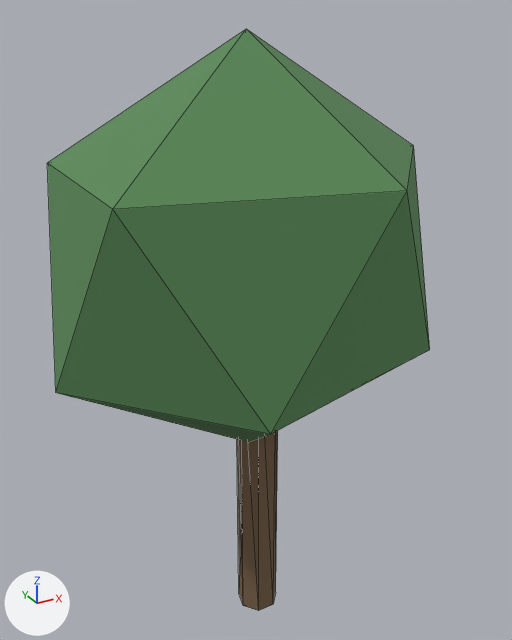
Before and after pictures for a commit that changed the glTF model assets/runtime/models/norway/norway-alder_lod1.glb.
The view is the same before and after, from a 50 mm lens placed at (-5.53, -10.0, 11.37), pointed at (0.31, 0.62, 6.06). The axes (+X, +Y, +Z) are drawn at lower left. The lights are the same throughout. The older version comes first. Mesh edges are drawn as thin lines. Vertices at exactly the same position are counted once.

In view in the first picture: 'RF_Alder_Crown', 'RF_Alder_Trunk'.
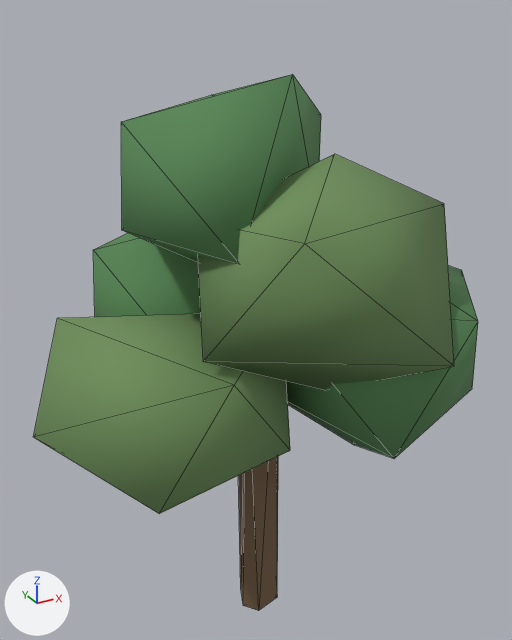
Diff of the bpy script that builds the scene:
```diff
--- a/assets/runtime/models/norway/norway-alder_lod1.glb.py
+++ b/assets/runtime/models/norway/norway-alder_lod1.glb.py
@@ me_zylinder_039 @@
-me_zylinder_039.from_pydata(...)  # 14 vertices, 24 faces; spans x -0.39..0.39, y -0.36..0.4, z -3.2..3.2
+me_zylinder_039.from_pydata(...)  # 10 vertices, 16 faces; spans x -0.39..0.39, y -0.36..0.36, z -3.2..3.2
+# me_zylinder_039 part 1
+# 7 vertices are removed from x -0.39..0.39, y -0.36..0.4, z -3.2..3.2
+# 23 faces are deleted
+# 1 vertex moves from x -0.31, y 0.25, z -3.2 to x -0.22, y 0.36, z -3.2
+# 3 vertices are added at (0.22, 0.36, 3.2), (0.35, -0.23, -3.2), (-0.35, -0.23, 3.2)
+# 15 new faces join them
 me_zylinder_039.materials.append(mat_rf_bark)
@@ me_icokugel_150 @@
+me_icokugel_150.from_pydata([(0.0, 0.0, -1.76), (-0.68, -1.82, -0.91), (-1.77, 0.0, -0.73), (-0.71, 1.91, -0.95), (1.74, -0.11, -0.91), (-1.69, -0.11, 0.89), (0.71, 1.9, 0.95), (1.82, 0.0, 0.75), (0.43, -1.33, 1.54)], [], [(0, 4, 1), (0, 1, 2), (0, 2, 3), (0, 3, 4), (1, 4, 8), (2, 1, 5), (3, 2, 5), (4, 3, 6), (4, 7, 8), (1, 8, 5), (3, 5, 6), (4, 6, 7), (6, 5, 8), (7, 6, 8)])
+me_icokugel_150.materials.append(mat_rf_leaf)  # green #598957
@@ me_icokugel_149 @@
+me_icokugel_149.from_pydata([(0.0, 0.0, -1.98), (1.41, -1.46, -1.22), (-2.19, 0.0, -0.91), (-0.03, 1.96, 0.0), (1.78, 1.13, -0.91), (-1.4, -1.44, 1.19), (-1.75, 1.11, 0.89), (2.24, 0.0, 0.92), (0.0, 0.0, 1.94)], [], [(1, 0, 4), (0, 1, 2), (0, 2, 3), (0, 3, 4), (1, 4, 7), (2, 1, 5), (3, 2, 6), (1, 7, 5), (2, 5, 6), (4, 3, 7), (5, 7, 8), (6, 5, 8), (3, 6, 8), (7, 3, 8)])
+me_icokugel_149.materials.append(mat_rf_leaf_light)  # green #6f905b
@@ me_icokugel_148 @@
+me_icokugel_148.from_pydata([(0.0, 0.0, -2.18), (-0.77, -2.06, -1.03), (-2.03, 0.0, -0.84), (-0.79, 2.1, -1.05), (2.17, -0.05, -1.09), (-1.92, -0.06, 1.02), (0.77, 2.07, 1.03), (2.26, 0.0, 0.93), (0.51, -1.42, 1.77)], [], [(0, 4, 1), (0, 1, 2), (0, 2, 3), (0, 3, 4), (1, 4, 8), (2, 1, 5), (3, 2, 5), (4, 3, 6), (4, 7, 8), (1, 8, 5), (3, 5, 6), (4, 6, 7), (6, 5, 8), (7, 6, 8)])
+me_icokugel_148.materials.append(mat_rf_leaf)  # green #598957
@@ me_icokugel_147 @@
+me_icokugel_147.from_pydata([(0.0, 0.0, -2.24), (1.81, -1.14, -0.92), (-0.78, -2.09, -1.04), (-1.62, 1.4, -1.04), (1.87, 1.18, -0.96), (0.76, -2.02, 1.01), (-1.84, 0.12, 0.99), (2.35, 0.0, 0.97), (0.45, 1.35, 1.7)], [], [(0, 1, 2), (1, 0, 4), (0, 2, 3), (0, 3, 4), (1, 4, 7), (2, 1, 5), (3, 2, 6), (4, 3, 8), (1, 7, 5), (2, 5, 6), (3, 6, 8), (4, 8, 7), (5, 7, 8), (6, 5, 8)])
+me_icokugel_147.materials.append(mat_rf_leaf)  # green #598957
@@ me_icokugel_146 @@
+me_icokugel_146.from_pydata([(0.0, 0.0, -2.3), (1.96, -1.24, -1.0), (-0.68, -1.83, -0.91), (-0.35, 2.0, 0.03), (2.06, 1.3, -1.05), (0.65, -1.73, 0.86), (-2.1, -0.46, 0.1), (2.5, 0.0, 1.03), (-1.29, 0.66, 1.44)], [], [(0, 1, 2), (1, 0, 4), (0, 2, 6), (0, 6, 3), (0, 3, 4), (1, 4, 7), (2, 1, 5), (3, 6, 8), (1, 7, 5), (2, 5, 6), (4, 3, 7), (5, 7, 8), (6, 5, 8), (7, 3, 8)])
+me_icokugel_146.materials.append(mat_rf_leaf_light)  # green #6f905b
@@ ob_rf_alder_crown @@
-ob_rf_alder_crown = bpy.data.objects.new('RF_Alder_Crown', me_icokugel_065)
@@ ob_rf_alder_crown4 @@
+ob_rf_alder_crown4 = bpy.data.objects.new('RF_Alder_Crown4', me_icokugel_150)
+ob_rf_alder_crown4.location = (-0.5, 0.2, 9.0)
@@ ob_rf_alder_crown3 @@
+ob_rf_alder_crown3 = bpy.data.objects.new('RF_Alder_Crown3', me_icokugel_149)
+ob_rf_alder_crown3.location = (0.5, -1.4, 7.5)
@@ ob_rf_alder_crown2 @@
+ob_rf_alder_crown2 = bpy.data.objects.new('RF_Alder_Crown2', me_icokugel_148)
+ob_rf_alder_crown2.location = (-0.4, 1.8, 6.5)
@@ ob_rf_alder_crown1 @@
+ob_rf_alder_crown1 = bpy.data.objects.new('RF_Alder_Crown1', me_icokugel_147)
+ob_rf_alder_crown1.location = (1.8, -0.6, 5.8)
@@ ob_rf_alder_crown0 @@
+ob_rf_alder_crown0 = bpy.data.objects.new('RF_Alder_Crown0', me_icokugel_146)
+ob_rf_alder_crown0.location = (-2.0, 0.0, 5.4)
```

Location of each change, [x1, y1, x2, y2] in pixels of the pictures (512 x 640 px):
'RF_Alder_Crown', deleted (green): before [47, 29, 430, 442]
'RF_Alder_Crown3', added (green): after [198, 154, 454, 390]
'RF_Alder_Crown0', added (green): after [33, 314, 290, 514]
'RF_Alder_Crown4', added (green): after [121, 74, 321, 263]
'RF_Alder_Crown1', added (green): after [286, 266, 478, 459]
'RF_Alder_Crown2', added (green): after [93, 233, 201, 317]
'RF_Alder_Trunk', reshaped: before [237, 431, 278, 611]; after [238, 457, 278, 611]
